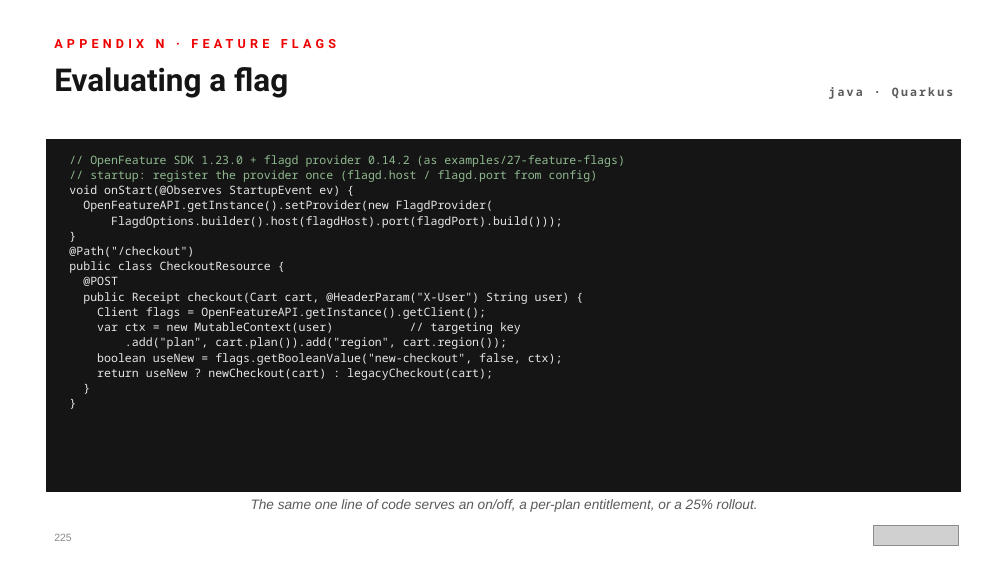
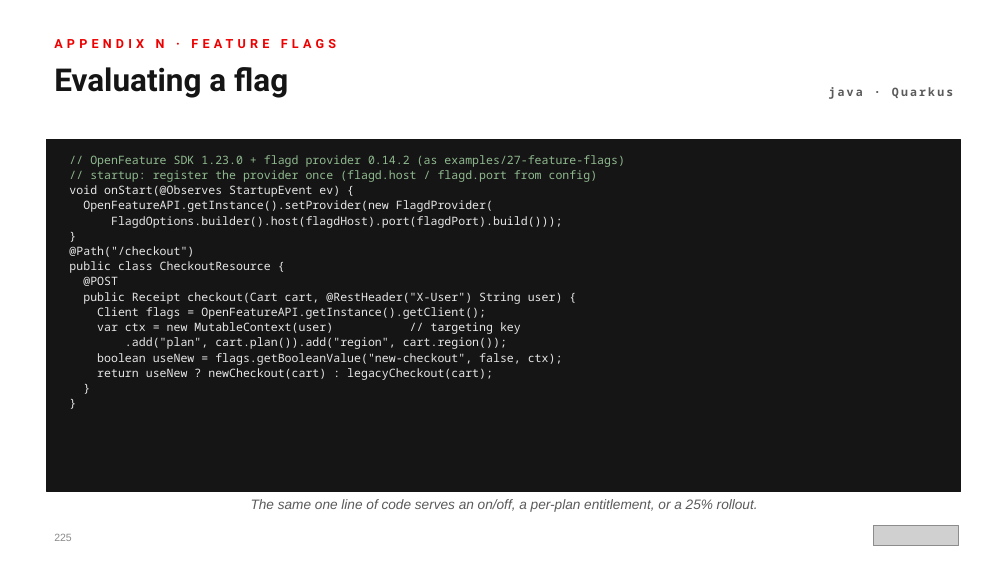
Before and after one commit to patterncatalyst/cloud-native-design-patterns, a slide deck: slide 253 of lgtm-presentation/Designing-Cloud-Native-APIs-Quarkus.pptx. Drawn at 1008x567 pixels with LibreOffice and Linux fonts; fonts in the diff are those of the drawing; grey boxes stand for pictures. Boxes give left, top, right and bottom in pixels: in the first picture for what was removed or moved away, otherwise in the second. Text is boxed around its words. In the diff, an @@ line names an element or a change of style, - is before the commit and + after.

Commit message:
docs(deck): Quarkus deck follows the idiomatic examples (S13)

```diff
--- a/lgtm-presentation/Designing-Cloud-Native-APIs-Quarkus.pptx
+++ b/lgtm-presentation/Designing-Cloud-Native-APIs-Quarkus.pptx
@@ text at <box>69,155,625,380</box>: text changed @@
-// OpenFeature SDK 1.23.0 + flagd provider 0.14.2 (as examples/27-feature-flags)
-// startup: register the provider once (flagd.host / flagd.port from config)
-void onStart(@Observes StartupEvent ev) {
-OpenFeatureAPI.getInstance().setProvider(new FlagdProvider(
-FlagdOptions.builder().host(flagdHost).port(flagdPort).build()));
-}
-@Path("/checkout")
-public class CheckoutResource {
-@POST
-public Receipt checkout(Cart cart, @HeaderParam("X-User") String user) {
-Client flags = OpenFeatureAPI.getInstance().getClient();
-var ctx = new MutableContext(user) // targeting key
-.add("plan", cart.plan()).add("region", cart.region());
-boolean useNew = flags.getBooleanValue("new-checkout", false, ctx);
-return useNew ? newCheckout(cart) : legacyCheckout(cart);
-}
-}
+// OpenFeature SDK 1.23.0 + flagd provider 0.14.2 (as examples/27-feature-flags)
+// startup: register the provider once (flagd.host / flagd.port from config)
+void onStart(@Observes StartupEvent ev) {
+OpenFeatureAPI.getInstance().setProvider(new FlagdProvider(
+FlagdOptions.builder().host(flagdHost).port(flagdPort).build()));
+}
+@Path("/checkout")
+public class CheckoutResource {
+@POST
+public Receipt checkout(Cart cart, @RestHeader("X-User") String user) {
+Client flags = OpenFeatureAPI.getInstance().getClient();
+var ctx = new MutableContext(user) // targeting key
+.add("plan", cart.plan()).add("region", cart.region());
+boolean useNew = flags.getBooleanValue("new-checkout", false, ctx);
+return useNew ? newCheckout(cart) : legacyCheckout(cart);
+}
+}
```
Also in this commit, not shown: 17 other slides changed, 2 other files.
